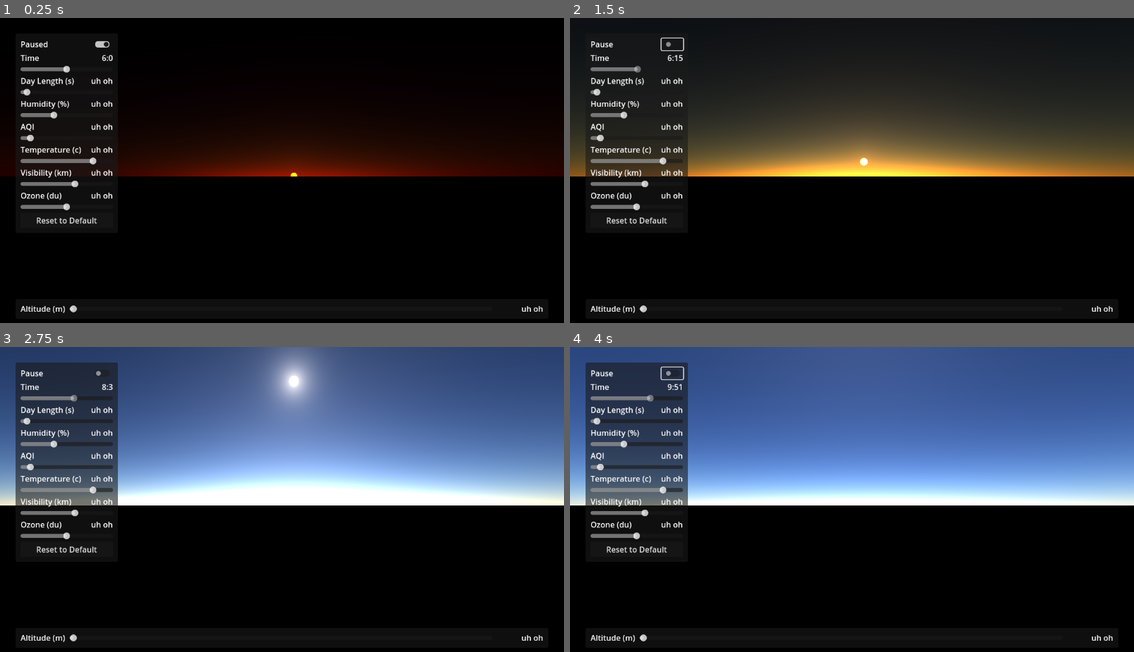
Above: before the commit, frames 1-4 (two rows, left to right).
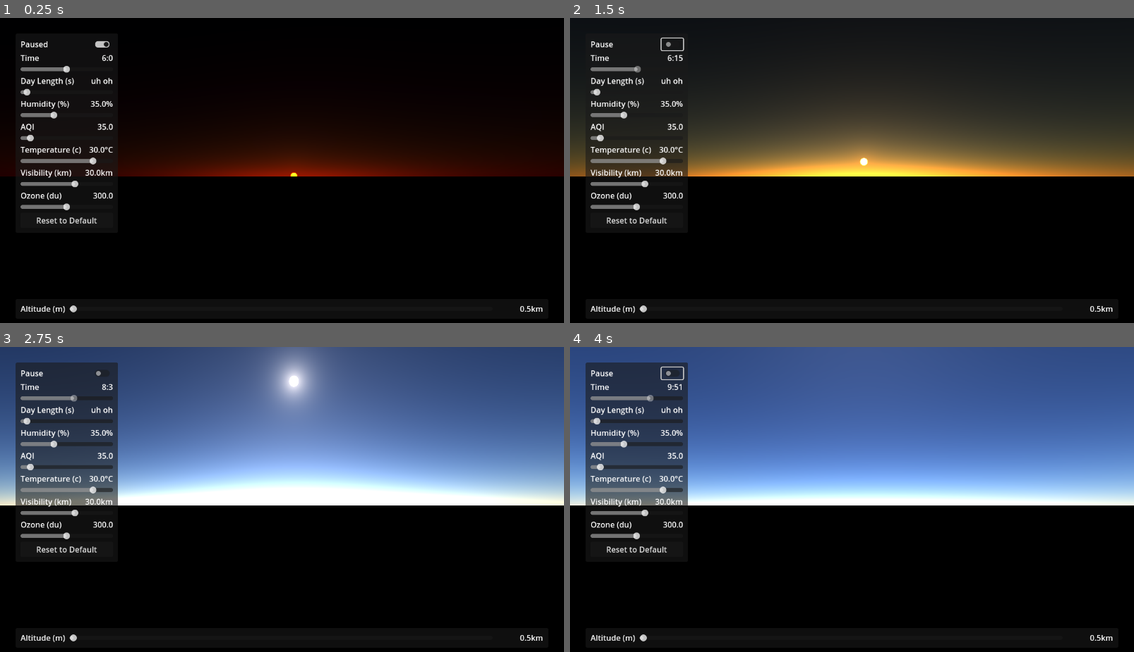
Above: after the commit, the same moments.

Repository: FroggLeo/godot-dynamic-environment
Game: Godot game, scene res://world/world.tscn
The game is run twice, just before and just after one commit, with the same random seed, the same clock (stepped at 60 frames per second) and the same inputs.
Inputs (mouse positions are in pixels of both pictures, inside the frame that each line leads up to):
- Up to frame 1 (0.25 s): no input
- Up to frame 2 (1.5 s): tap Enter at 0.5 s; move the mouse to (976, 161) at 0.52 s; hold Right 0.53-1.25 s; hold Right mouse button (move_camera) 0.53-1.25 s; click (671, 45) at 1.25 s
- Up to frame 3 (2.75 s): move the mouse to (169, 520) at 2.02 s; hold Down from 2.03 s (still down); tap Alt at 2.1 s
- Up to frame 4 (4 s): move the mouse to (908, 435) at 2.77 s; release Down at 2.78 s; hold Right 2.78-3.53 s; tap Shift at 2.85 s; move the mouse to (823, 569) at 3.52 s; hold Up from 3.53 s (still down); right-click (823, 569) at 3.6 s

The runs differ from the first frame. In frame 1, 0.3% of the frame differs, in the area x 15-97%, y 27-97%; in frame 2, 0.3%; in frame 3, 0.3%; in frame 4, 0.3%.

Commit message:
add numbers display to labels

Diff:
--- a/godot_project/world/player_controller/ui.gd
+++ b/godot_project/world/player_controller/ui.gd
@@ -84,3 +84,15 @@
 			pause_v.text = "Pause"
 	if "time" in env:
 		time_v.text = str(time_to_24h(env.time))
+	if "humidity" in env:
+		humidity_v.text = str(env.humidity * 100) + "%"
+	if "aqi" in env:
+		aqi_v.text = str(env.aqi)
+	if "visibility_km" in env:
+		visibility_v.text = str(env.visibility_km) + "km"
+	if "temperature_c" in env:
+		temp_v.text = str(env.temperature_c) + "°C"
+	if "ozone_du" in env:
+		ozone_v.text = str(env.ozone_du)
+	if "camera_altitude" in env:
+		altitude_v.text = str(env.camera_altitude) + "km"
